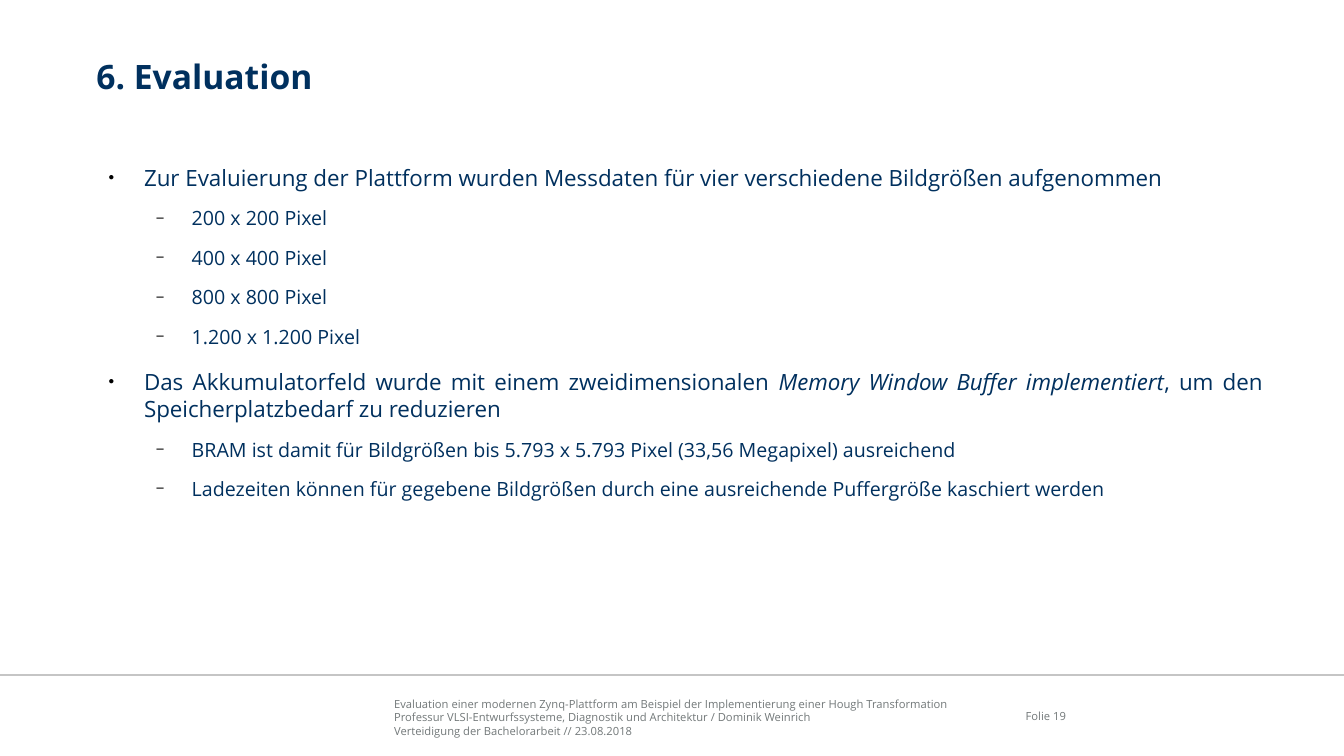
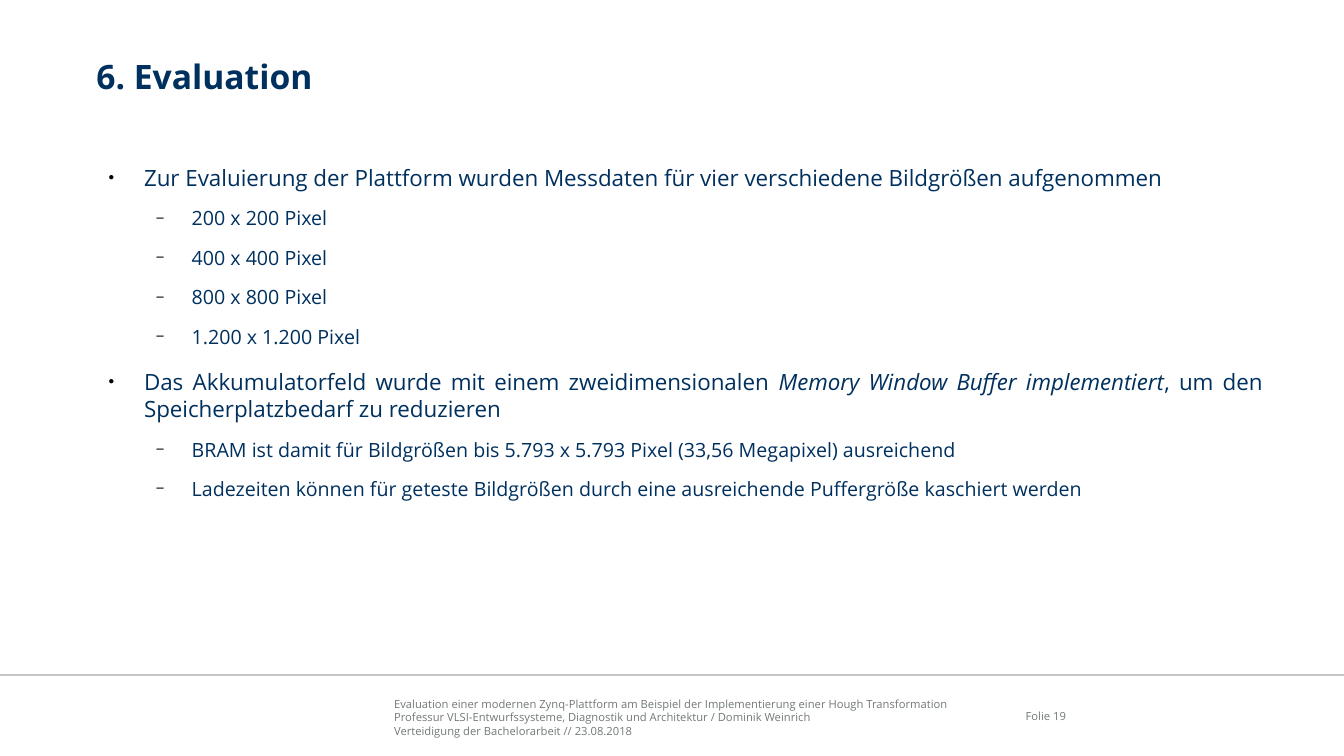
Before and after one commit to freeDom-/hough, a slide deck: slide 19 of Verteidigung/Verteidigung.odp. Drawn at 1344x756 pixels with LibreOffice and Linux fonts; fonts in the diff are those of the drawing; background and template pictures are left out. Boxes give left, top, right and bottom in pixels: in the first picture for what was removed or moved away, otherwise in the second. Text is boxed around its words. In the diff, an @@ line names an element or a change of style, - is before the commit and + after.

```diff
--- a/Verteidigung/Verteidigung.odp
+++ b/Verteidigung/Verteidigung.odp
@@ text at [192, 481, 1082, 501]: text changed @@
-  − Ladezeiten können für gegebene Bildgrößen durch eine ausreichende Puffergröße kaschiert werden
+  − Ladezeiten können für geteste Bildgrößen durch eine ausreichende Puffergröße kaschiert werden
```
Also in this commit, not shown: 2 other slides changed, 2 other files.
